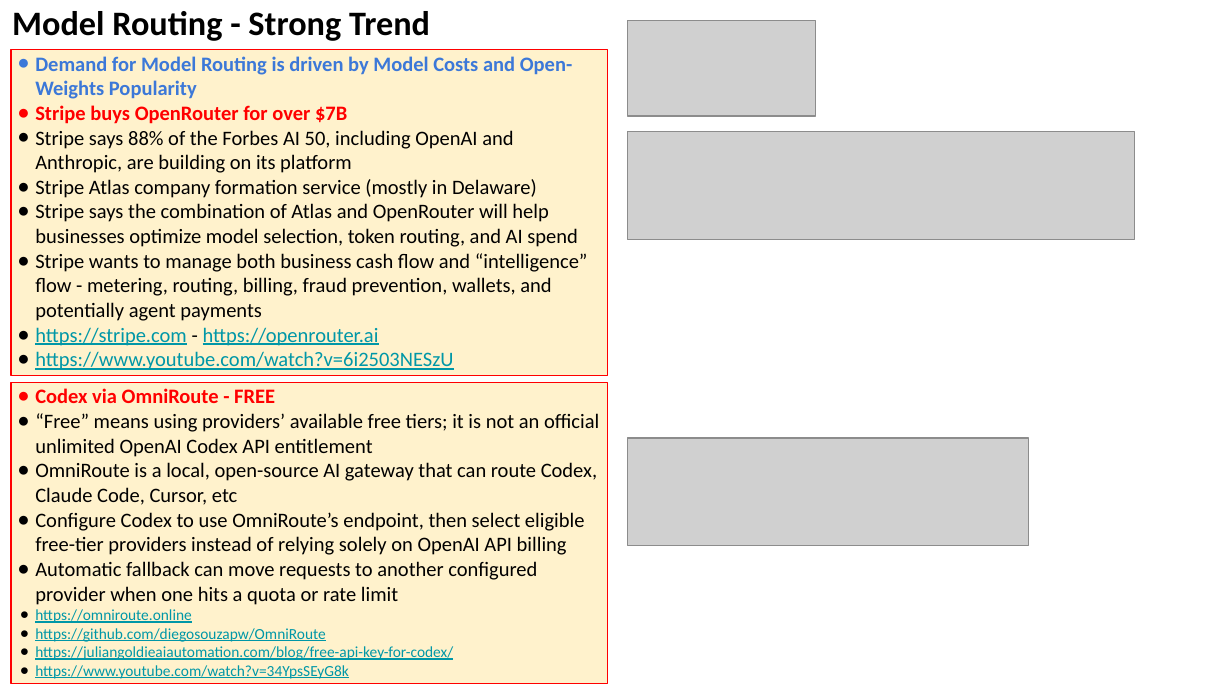
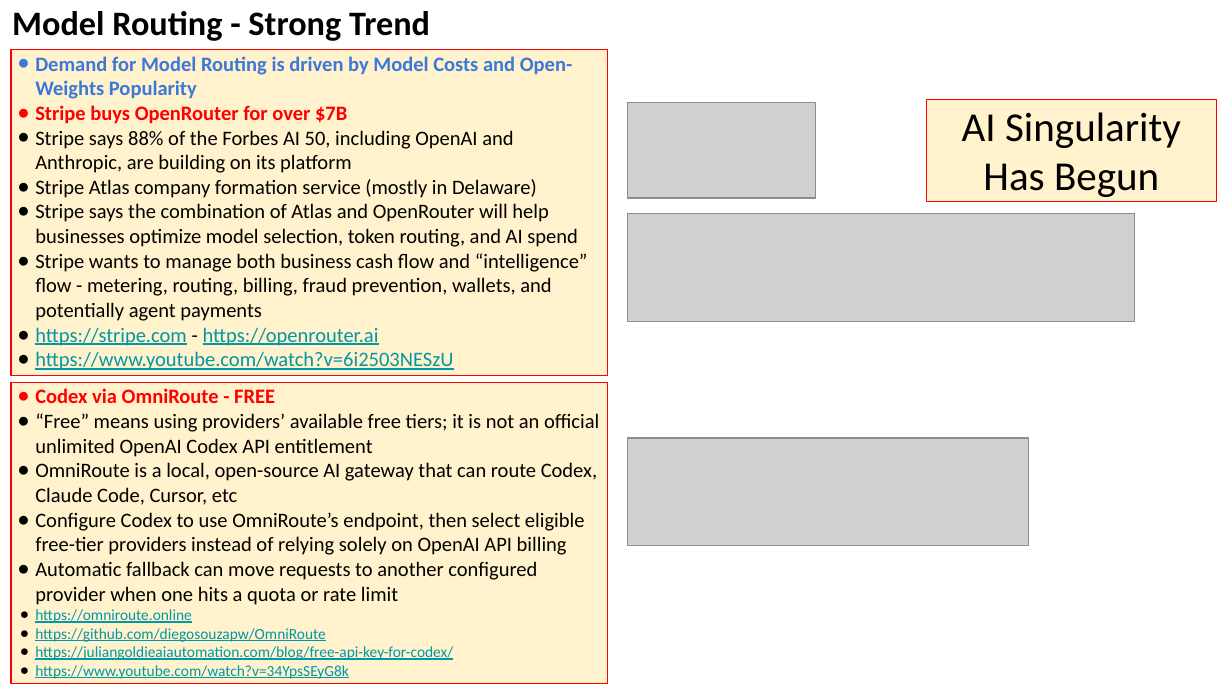
Before and after one commit to lselector/seminar, a slide deck: slide 4 of 2026/2026-08-21-AI-Updates.pptx. Drawn at 1232x693 pixels with LibreOffice and Linux fonts; fonts in the diff are those of the drawing; grey boxes stand for pictures. Boxes give left, top, right and bottom in pixels: in the first picture for what was removed or moved away, otherwise in the second. Text is boxed around its words. In the diff, an @@ line names an element or a change of style, - is before the commit and + after.

Commit message:
update

```diff
--- a/2026/2026-08-21-AI-Updates.pptx
+++ b/2026/2026-08-21-AI-Updates.pptx
@@ picture moved from (x1=628, y1=21, x2=816, y2=117) to (x1=628, y1=102, x2=816, y2=198) @@
@@ rectangle added at (x1=926, y1=100, x2=1216, y2=202), fill #FFF2CC, outline #FF0000 0.75 pt, 24 pt, text #000000 @@
+AI Singularity
+Has Begun
@@ picture moved from (x1=628, y1=132, x2=1135, y2=240) to (x1=628, y1=214, x2=1135, y2=323) @@
```
Also in this commit, not shown: 4 other slides changed.
